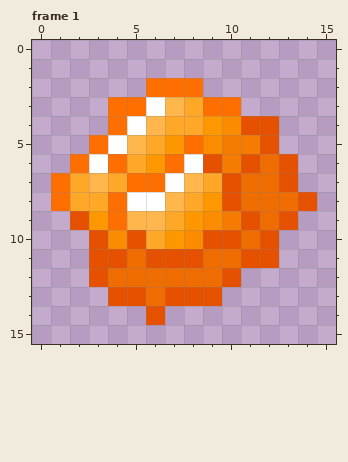
Edited in one commit: pixel-art file (assets/ase/spatialite_crystal.aseprite). The picture above was drawn from the file before the commit.
16x16 pixels, 1 frame. Colours within 5 levels of each other are drawn and written as one. Shown: frame 1. The commit also changed other frames, which this record leaves out.
And afterwards:
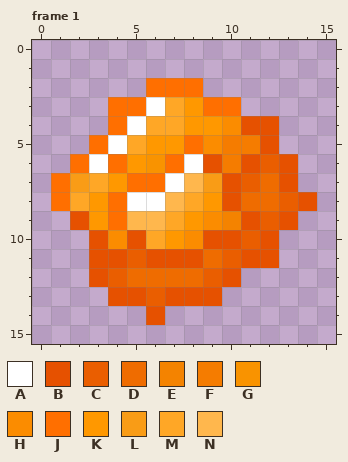
Palette (. is transparent): A #ffffff  B #e65100  C #ea5e00  D #ef6c00  E #f48300  F #f57c00  G #f99300  H #fb8c00  J #ff6f00  K #ff9800  L #f99c16  M #ffa726  N #ffb74d
The edit:
layer "Layer 6" added
--- frame 1, layer "Layer 6"
@@ x 0..15 @@
  2 ......JJJ.......
- 3 ....JJANMJJ.....
- 4 ....JANMMKHBB...
- 5 ...JANMKJHFFB...
- 6 ..JAJMKJABFBDB..
- 7 .JMNMJJANMBDDB..
- 8 .JMMJAANMKBDDDB.
- 9 ..BKJNNMKHFBDB..
-10 ...BHBMKHBBDB...
-11 ...BBDBBBDDBB...
-12 ...BDDDDDDB.....
-13 ....BBDBBB......
+ 3 ....JJAMKJJ.....
+ 4 ....JAMMKKHBB...
+ 5 ...JAMKKJHFFB...
+ 6 ..JAJKGJABFBCB..
+ 7 .JLMKJJANLBCDB..
+ 8 .JMKJAANMKBDDCB.
+ 9 ..BKJNNMKHEBCB..
+10 ...BHBMKHBBCB...
+11 ...BBCBBBDCBB...
+12 ...BCDDDDCB.....
+13 ....BBCBBB......
 14 ......B.........
